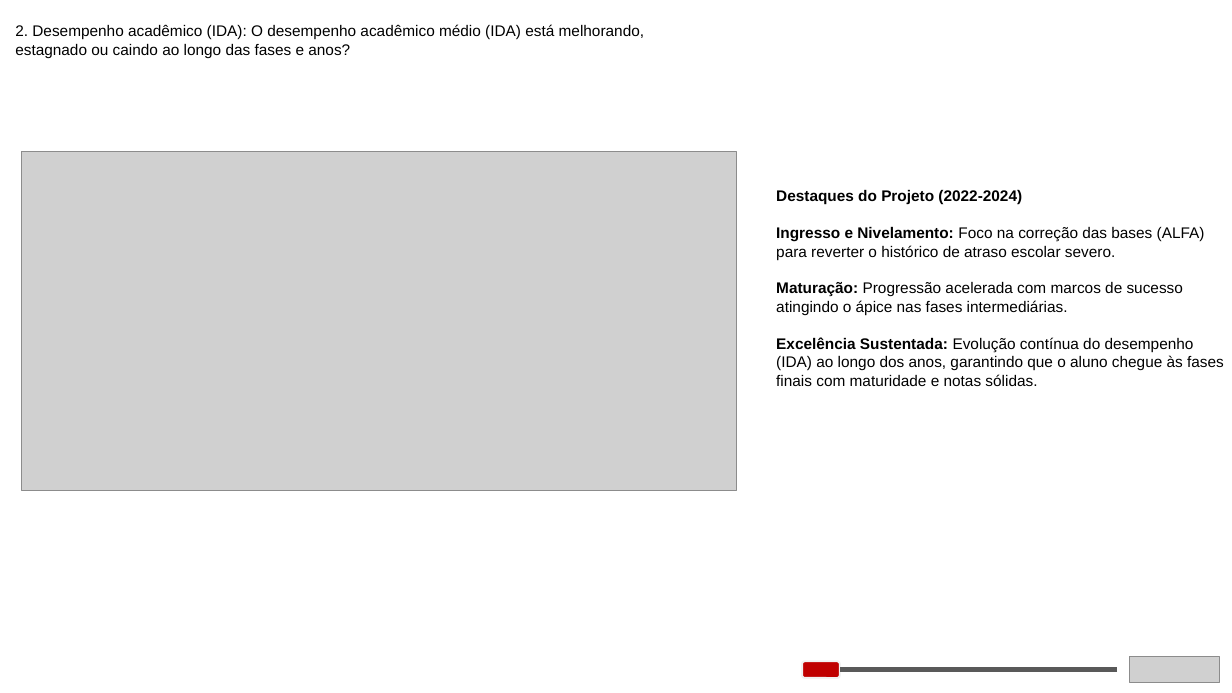
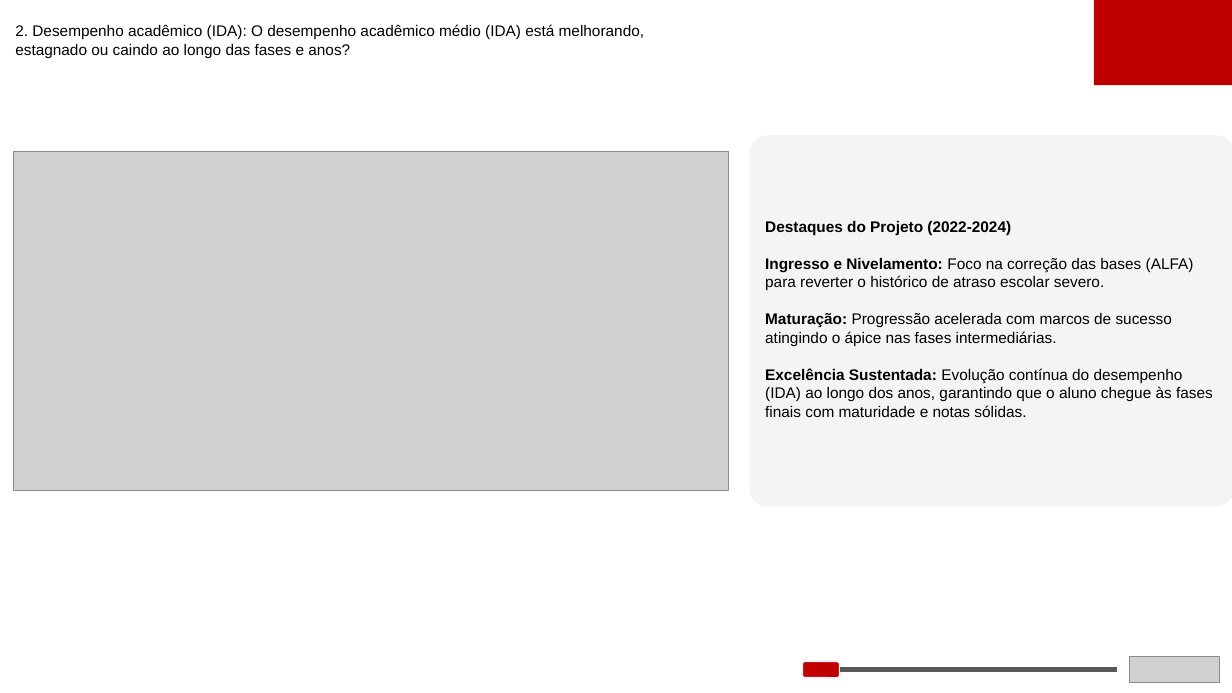
Before and after one commit to vbomura/tc5, a slide deck: slide 5 of Apresentacao/Apresentação_Datathon.pptx. Drawn at 1232x693 pixels with LibreOffice and Linux fonts; fonts in the diff are those of the drawing; grey boxes stand for pictures. Boxes give left, top, right and bottom in pixels: in the first picture for what was removed or moved away, otherwise in the second. Text is boxed around its words. In the diff, an @@ line names an element or a change of style, - is before the commit and + after.

```diff
--- a/Apresentacao/Apresentação_Datathon.pptx
+++ b/Apresentacao/Apresentação_Datathon.pptx
@@ rectangle added at box(1094, 0, 1232, 85), fill #C00000 @@
@@ rounded rectangle added at box(750, 135, 1232, 506), fill #F2F2F2 at 81% opacity @@
@@ picture: place and size @@
-picture at box(22, 152, 737, 491)
+picture at box(14, 152, 728, 491)
@@ text "Destaques do Projeto (2022-2024)": place and size @@
-text "Destaques do Projeto (2022-2024)" at box(776, 190, 1224, 386)
+text "Destaques do Projeto (2022-2024)" at box(765, 221, 1213, 417)
```
Also in this commit, not shown: 12 other slides changed, 1 slide added, 1 slide removed.
